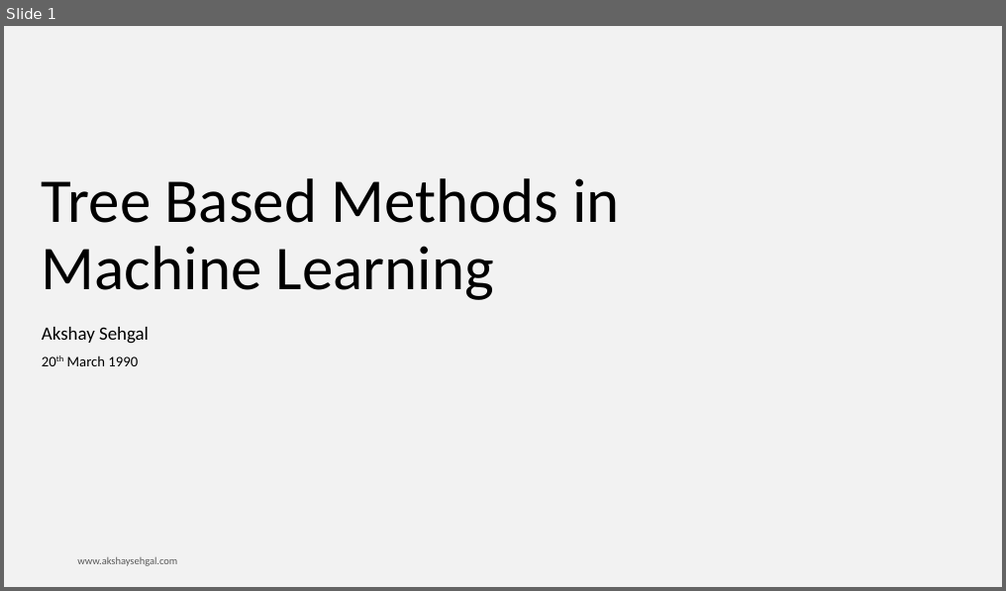
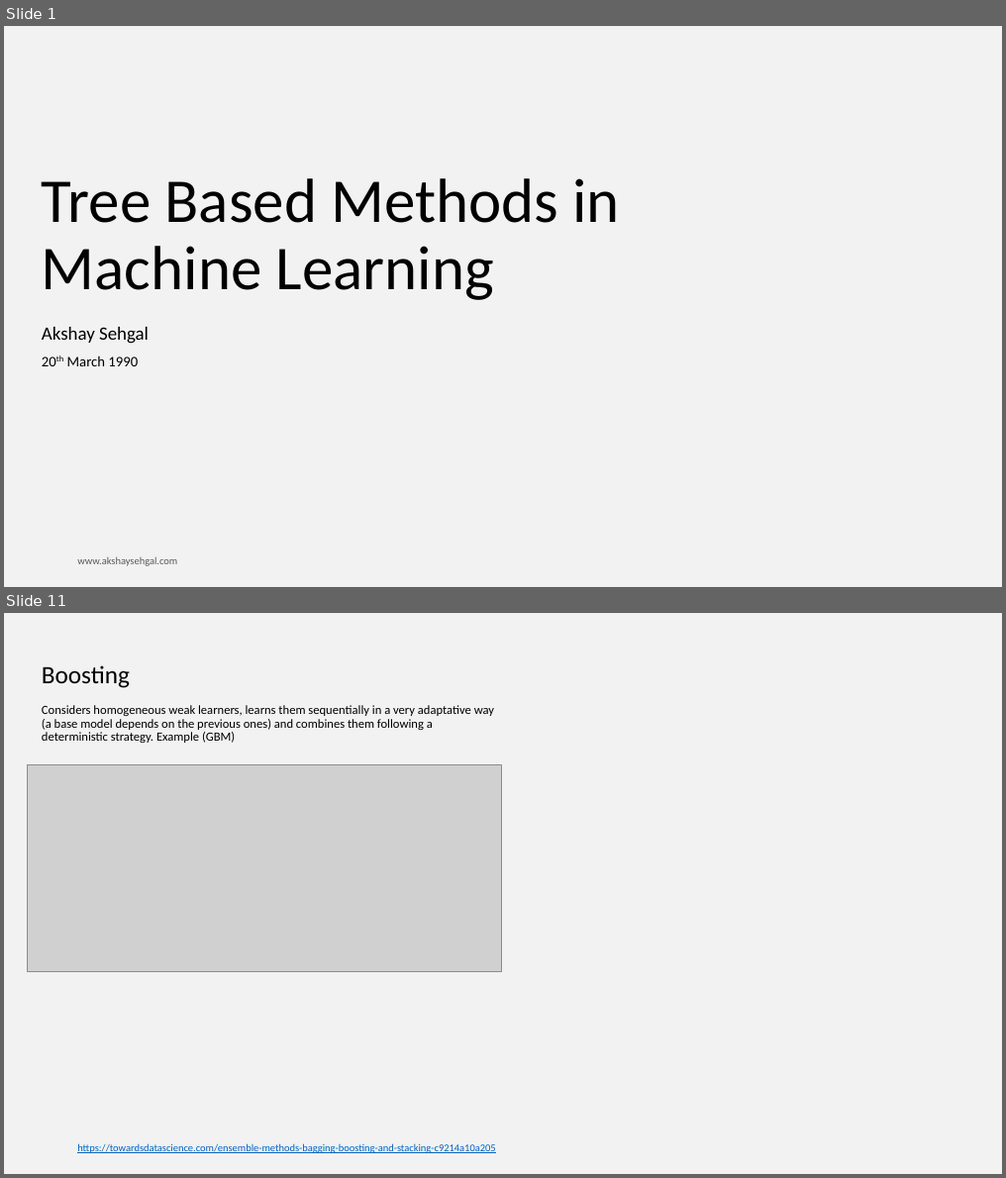
Before and after one commit to RushikeshGholap/Projects, a slide deck: Goal Sheet/ML Book WIP/Tree based methods.pptx. Shown one above the other, each under a label of ours: slide 1 before the commit, slides 1 and 11 after it; the slides between them are not shown. The pictures are 1006x591 and 1006x1178 pixels, drawn with LibreOffice and Linux fonts; fonts in the diff are those of the drawing; grey boxes stand for pictures; background and template pictures are left out. Boxes give left, top, right and bottom in pixels: in the first picture for what was removed or moved away, otherwise in the second. Text is boxed around its words. In the diff, an @@ line names an element or a change of style, - is before the commit and + after.

Commit message:
ensemble

```diff
--- a/Goal Sheet/ML Book WIP/Tree based methods.pptx
+++ b/Goal Sheet/ML Book WIP/Tree based methods.pptx
@@ slide 11 added at (x1=4, y1=613, x2=1002, y2=1174), background #F2F2F2 @@
@@ title added at (x1=42, y1=665, x2=130, y2=688), 24 pt, text #000000 @@
+Boosting
@@ text added at (x1=42, y1=705, x2=494, y2=743), 12 pt, text #000000 @@
+Considers homogeneous weak learners, learns them sequentially in a very adaptative way (a base model depends on the previous ones) and combines them following a deterministic strategy. Example (GBM)
@@ picture added at (x1=27, y1=765, x2=501, y2=972) @@
@@ text added at (x1=77, y1=1144, x2=495, y2=1154), 10 pt, text #0563C1, underline @@
+https://towardsdatascience.com/ensemble-methods-bagging-boosting-and-stacking-c9214a10a205
```
Also in this commit, not shown: 1 slide changed, 10 other slides added, 1 slide removed, 2 other files.
